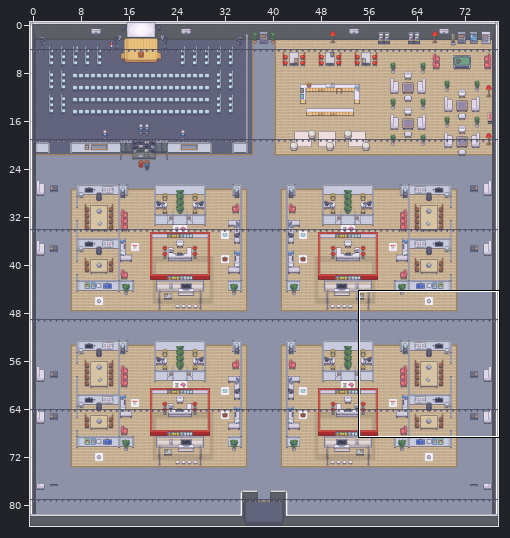
A Tiled map (JSON) gets an edit: map.tmj. Above, an overview of the earlier version with the close-up marked.
Close-up. Before the edit:
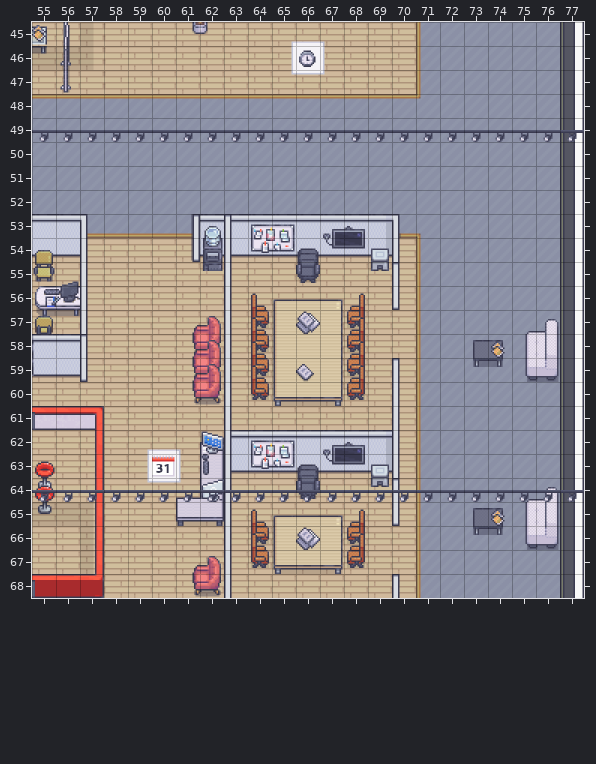
Cells are 32x32 px. Shown: x 55..77, y 45..68. The commit also changed other parts of the map, which this record leaves out.
After the commit:
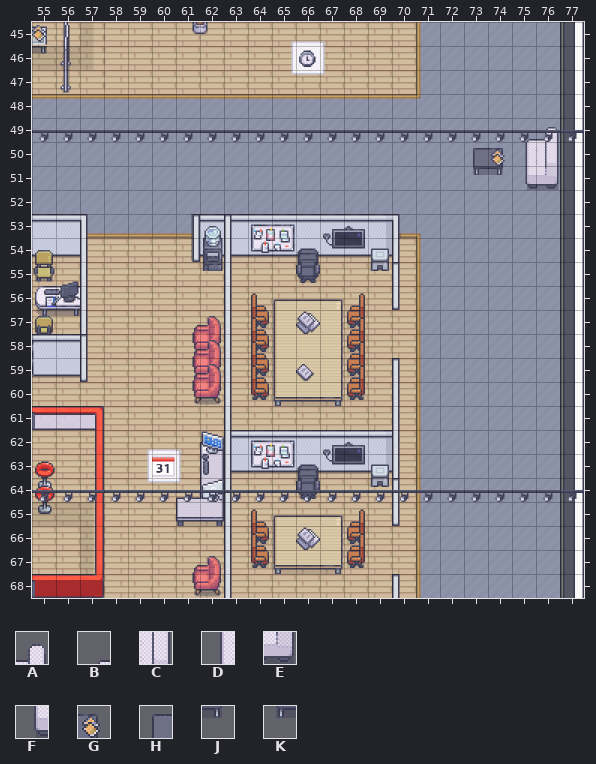
Key: from "Chunk 1": A 205, B 206, C 212, D 213, E 221, F 222; from "Chunk 2": G 10 flipped left-right, H 11 flipped left-right, J 12 flipped left-right, K 13 flipped left-right.
_ is an empty cell.
Difference:
Layer "furniture/furniture2":
y 49: x 75..76 __ -> BA
y 50: x 73..76 ____ -> HGDC
y 51: x 73..76 ____ -> KJFE
y 57: x 75..76 BA -> __
y 58: x 73..76 HGDC -> ____
y 59: x 73..76 KJFE -> ____
y 64: x 75..76 BA -> __
y 65: x 73..76 HGDC -> ____
y 66: x 73..76 KJFE -> ____
Changed places in both close-ups, as pixel boxes (x1, y1, x2, y2):
added: (473, 127, 559, 190)
removed: (473, 319, 559, 382)
removed: (473, 487, 559, 550)
